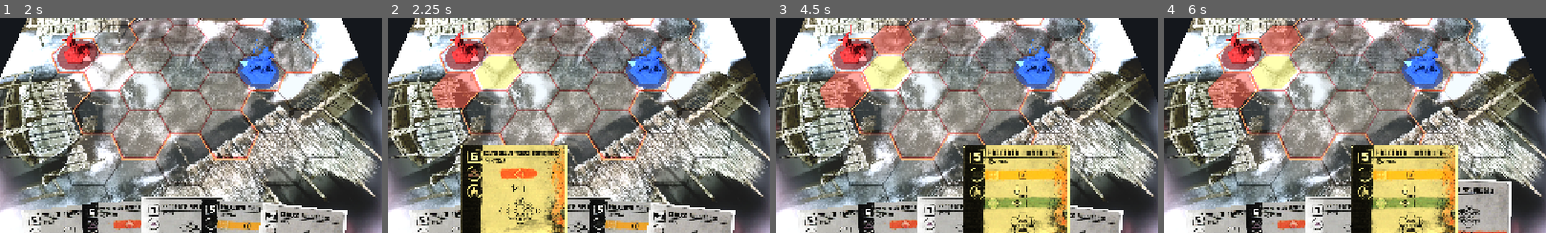
Above: before the commit, frames 1-4 (left to right).
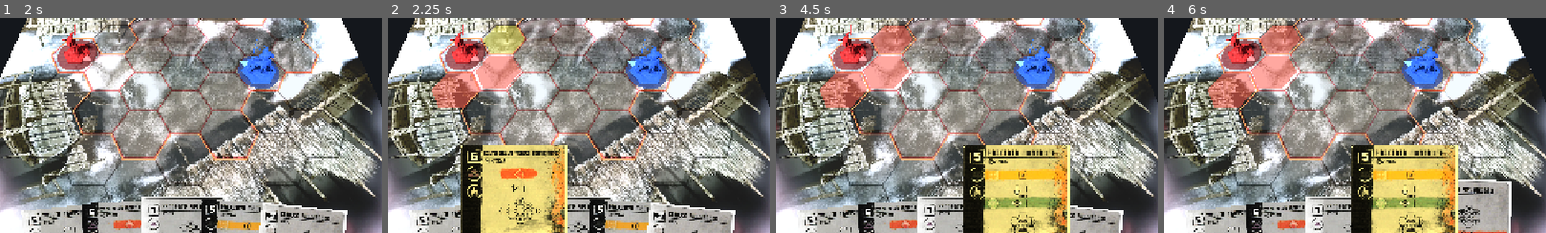
Above: after the commit, the same moments.

Repository: Tannoiser2/Sunjuntsu
Game: Godot game, scene res://scenes/Menu.tscn
Two runs of this game, one before a commit and one after it. Both use one fixed random seed, a clock stepped at 60 frames per second and the inputs below.
Inputs (mouse positions are % of the whole screen's width and height, from its top left):
- Up to frame 1 (2 s): click "1 vs 1 (locale)" at 0.5 s; tap Enter at 1.25 s; drag from (35, 95) to (60, 28) at 1.27 s
- Up to frame 2 (2.25 s): tap Space at 2 s; drag from (42, 94) to (45, 70) at 2.02 s
- Up to frame 3 (4.5 s): tap Enter at 2.75 s; move the mouse to (50, 93) at 2.77 s; hold Right 2.78-3.5 s; tap R at 2.85 s; click (50, 93) at 2.92 s; click "Aggr." at 3.5 s; tap Space at 4.25 s; drag from (57, 94) to (20, 35) at 4.27 s
- Up to frame 4 (6 s): click "Neutra" at 5 s; tap Enter at 5.75 s; drag from (65, 95) to (55, 50) at 5.77 s
The pictures show only the part of the screen within x 26-76%, y 38-88%; the shares and areas given below are measured in that part.

Frame 1 is identical in both runs. In frame 2, 2.4% of the frame differs, in the area x 23-36%, y 3-33%; in frame 3, 1.4%; in frame 4, 1.4%.

Commit message:
Gate Kamae riga-per-riga del mazzo Guerriero
Trascritti dai colori delle barre: passi/rotazioni gated dalla Kamae (rombo
rosso=Aggressività, cerchio verde=Equilibrio, quadrato arancio=Determinazione),
giocabilità (kamae_req: 55/61 Aggressività), "cambia kamae" gated (116
Determinazione), switch (59 Aggressività). Il selettore Kamae e il movimento
rispettano i gate.

Verificato: Mente Rapida muove avanti solo in Aggressività, ruota solo in
Equilibrio.

Co-Authored-By: Claude Opus 4.8 <noreply@anthropic.com>
Claude-Session: https://claude.ai/code/session_01Pn2piErvac8EuvNU8t5qNM

Diff:
--- a/godot/data/cards/geometry.json
+++ b/godot/data/cards/geometry.json
@@ -55,14 +55,15 @@
       "atoms": [
        {
         "t": "step",
-        "dir": 0,
+        "dir": 1,
         "n": 1,
         "opt": false
        }
       ]
      }
     ]
-   }
+   },
+   "kamae_req": "aggression"
   },
   "56": {
    "name": "Punto Cieco",
@@ -101,12 +102,21 @@
         "t": "step",
         "dir": 0,
         "n": 1,
-        "opt": false
+        "opt": false,
+        "kamae": "aggression"
        },
        {
+        "t": "step",
+        "dir": 0,
+        "n": 1,
+        "opt": false,
+        "kamae": "determination"
+       },
+       {
         "t": "rot",
         "n": 2,
-        "opt": true
+        "opt": false,
+        "kamae": "balance"
        }
       ]
      }
@@ -148,7 +158,8 @@
         "t": "step",
         "dir": 0,
         "n": 1,
-        "opt": true
+        "opt": true,
+        "kamae": "balance"
        }
       ]
      }
@@ -168,50 +179,19 @@
       "atoms": [
        {
         "t": "rot",
+        "n": 1,
+        "opt": false
+       }
+      ]
+     },
+     {
+      "ordered": false,
+      "atoms": [
+       {
+        "t": "rot",
         "n": 2,
-        "opt": true
-       }
-      ]
-     }
-    ]
-   }
-  },
-  "60": {
-   "name": "Falciata Montante",
-   "type": "attack",
-   "range": 1,
-   "wounds": 1,
-   "dirs": [
-    5,
-    0,
-    1
-   ],
-   "steps": 1,
-   "change_kamae": true,
-   "if_success": [
-    "bleed"
-   ],
-   "move": {
-    "opts": [
-     {
-      "ordered": false,
-      "atoms": [
-       {
-        "t": "step",
-        "dir": 3,
-        "n": 1,
-        "opt": false
-       }
-      ]
-     },
-     {
-      "ordered": false,
-      "atoms": [
-       {
-        "t": "step",
-        "dir": 0,
-        "n": 1,
-        "opt": true
+        "opt": false,
+        "kamae": "balance"
        }
       ]
      }
@@ -221,6 +201,52 @@
     "to": "aggression"
    }
   },
+  "60": {
+   "name": "Falciata Montante",
+   "type": "attack",
+   "range": 1,
+   "wounds": 1,
+   "dirs": [
+    5,
+    0,
+    1
+   ],
+   "steps": 1,
+   "change_kamae": true,
+   "if_success": [
+    "bleed"
+   ],
+   "move": {
+    "opts": [
+     {
+      "ordered": false,
+      "atoms": [
+       {
+        "t": "step",
+        "dir": 3,
+        "n": 1,
+        "opt": false
+       }
+      ]
+     },
+     {
+      "ordered": false,
+      "atoms": [
+       {
+        "t": "step",
+        "dir": 0,
+        "n": 1,
+        "opt": true,
+        "kamae": "balance"
+       }
+      ]
+     }
+    ]
+   },
+   "kamae_switch": {
+    "to": "aggression"
+   }
+  },
   "61": {
    "name": "Colpo Corto",
    "type": "attack",
@@ -247,7 +273,8 @@
       ]
      }
     ]
-   }
+   },
+   "kamae_req": "aggression"
   },
   "62": {
    "name": "Arco Respingente",
@@ -308,12 +335,13 @@
         "t": "step",
         "dir": 0,
         "n": 1,
-        "opt": false
+        "opt": true
        },
        {
         "t": "rot",
         "n": 1,
-        "opt": true
+        "opt": false,
+        "kamae": "aggression"
        }
       ]
      }
@@ -340,6 +368,93 @@
       "ordered": false,
       "atoms": [
        {
+        "t": "rot",
+        "n": 1,
+        "opt": false,
+        "kamae": "balance"
+       },
+       {
+        "t": "step",
+        "dir": 0,
+        "n": 1,
+        "opt": false,
+        "kamae": "determination"
+       },
+       {
+        "t": "rot",
+        "n": 1,
+        "opt": false,
+        "kamae": "determination"
+       }
+      ]
+     }
+    ]
+   }
+  },
+  "72": {
+   "name": "Squarcio di Nodachi",
+   "type": "attack",
+   "range": 2,
+   "wounds": 1,
+   "dirs": [
+    0,
+    1
+   ],
+   "discard": 1,
+   "steps": 1,
+   "rotates": 1,
+   "alt_step_rotate": true,
+   "note": "Arma Nodachi (reach)",
+   "move": {
+    "opts": [
+     {
+      "ordered": false,
+      "atoms": [
+       {
+        "t": "step",
+        "dir": 0,
+        "n": 1,
+        "opt": false
+       }
+      ]
+     },
+     {
+      "ordered": false,
+      "atoms": [
+       {
+        "t": "rot",
+        "n": 1,
+        "opt": false
+       }
+      ]
+     }
+    ]
+   }
+  },
+  "83": {
+   "name": "Blocco Ampio",
+   "type": "meditation",
+   "note": "Aggiunta a un blocco: +1 intervallo iniziativa del blocco"
+  },
+  "86": {
+   "name": "Colpo in Affondo",
+   "type": "attack",
+   "range": 1,
+   "wounds": 1,
+   "dirs": [
+    0
+   ],
+   "steps": 1,
+   "rotates": 1,
+   "draw": 1,
+   "change_kamae": true,
+   "block_value": 7,
+   "move": {
+    "opts": [
+     {
+      "ordered": false,
+      "atoms": [
+       {
         "t": "step",
         "dir": 0,
         "n": 1,
@@ -348,86 +463,8 @@
        {
         "t": "rot",
         "n": 1,
-        "opt": true
-       }
-      ]
-     }
-    ]
-   }
-  },
-  "72": {
-   "name": "Squarcio di Nodachi",
-   "type": "attack",
-   "range": 2,
-   "wounds": 1,
-   "dirs": [
-    0,
-    1
-   ],
-   "discard": 1,
-   "steps": 1,
-   "rotates": 1,
-   "alt_step_rotate": true,
-   "note": "Arma Nodachi (reach)",
-   "move": {
-    "opts": [
-     {
-      "ordered": false,
-      "atoms": [
-       {
-        "t": "step",
-        "dir": 0,
-        "n": 1,
-        "opt": false
-       }
-      ]
-     },
-     {
-      "ordered": false,
-      "atoms": [
-       {
-        "t": "rot",
-        "n": 1,
-        "opt": false
-       }
-      ]
-     }
-    ]
-   }
-  },
-  "83": {
-   "name": "Blocco Ampio",
-   "type": "meditation",
-   "note": "Aggiunta a un blocco: +1 intervallo iniziativa del blocco"
-  },
-  "86": {
-   "name": "Colpo in Affondo",
-   "type": "attack",
-   "range": 1,
-   "wounds": 1,
-   "dirs": [
-    0
-   ],
-   "steps": 1,
-   "rotates": 1,
-   "draw": 1,
-   "change_kamae": true,
-   "block_value": 7,
-   "move": {
-    "opts": [
-     {
-      "ordered": false,
-      "atoms": [
-       {
-        "t": "step",
-        "dir": 0,
-        "n": 1,
-        "opt": true
-       },
-       {
-        "t": "rot",
-        "n": 1,
-        "opt": true
+        "opt": false,
+        "kamae": "balance"
        }
       ]
      }
@@ -472,15 +509,16 @@
       "ordered": false,
       "atoms": [
        {
+        "t": "rot",
+        "n": 1,
+        "opt": false
+       },
+       {
         "t": "step",
         "dir": 3,
         "n": 1,
-        "opt": true
-       },
-       {
-        "t": "rot",
-        "n": 1,
-        "opt": true
+        "opt": false,
+        "kamae": "determination"
        }
       ]
      }
@@ -503,17 +541,20 @@
         "t": "step",
         "dir": 0,
         "n": 1,
-        "opt": true
+        "opt": true,
+        "kamae": "aggression"
        },
        {
         "t": "rot",
         "n": 1,
-        "opt": true
-       }
-      ]
-     }
-    ]
-   }
+        "opt": true,
+        "kamae": "balance"
+       }
+      ]
+     }
+    ]
+   },
+   "change_kamae_gate": "determination"
   },
   "118": {
    "name": "Blocco Selvaggio",
@@ -559,13 +600,13 @@
       "ordered": false,
       "atoms": [
        {
-        "t": "step",
-        "dir": 0,
-        "n": 1,
-        "opt": true
+        "t": "rot",
+        "n": 1,
+        "opt": false
        },
        {
-        "t": "rot",
+        "t": "step",
+        "dir": 0,
         "n": 1,
         "opt": true
        }
--- a/godot/scenes/Arena.gd
+++ b/godot/scenes/Arena.gd
@@ -354,6 +354,11 @@
 		_hud.hide_kamae()
 		return
 	var f := state.fighters[0]
+	# Il "cambia kamae" di alcune carte vale solo in una certa Kamae.
+	var cg: String = g.get("change_kamae_gate", "")
+	if cg != "" and cg != Domain.STANCE_SLUG[f.stance]:
+		_hud.hide_kamae()
+		return
 	var tree := CardDB.kamae_tree_for(f.character.to_lower())
 	var n: int = int(g.get("kamae_change", 1))   # "cambia fino a N rami" (default 1)
 	var cur: String = Domain.STANCE_SLUG[f.stance]
